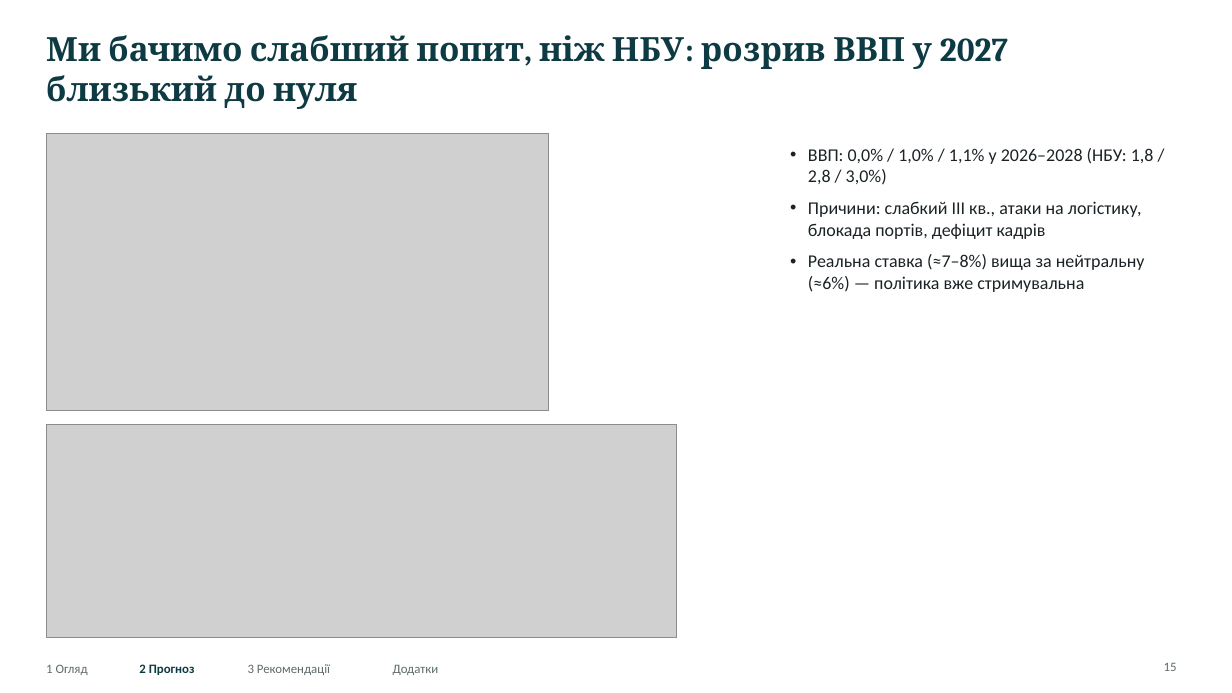
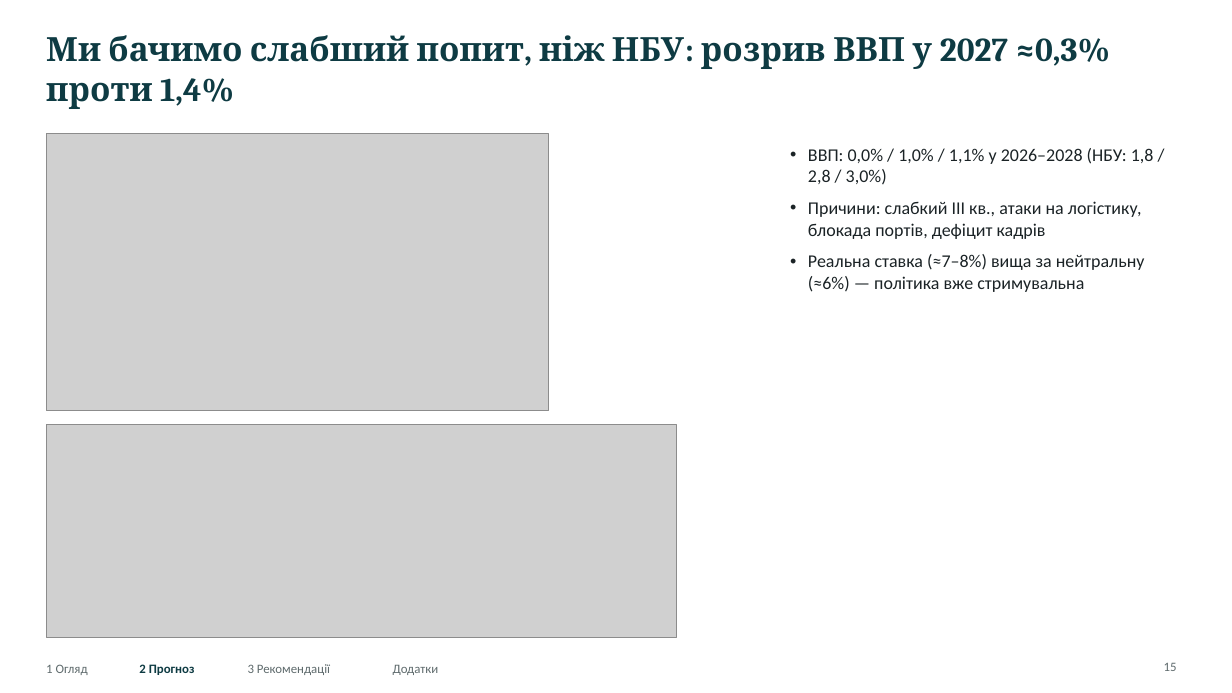
Before and after one commit to caplitt/nbu-challenge-2026, a slide deck: slide 15 of presentation/NBU_University_Challenge_2026.pptx. Drawn at 1232x693 pixels with LibreOffice and Linux fonts; fonts in the diff are those of the drawing; grey boxes stand for pictures. Boxes give left, top, right and bottom in pixels: in the first picture for what was removed or moved away, otherwise in the second. Text is boxed around its words. In the diff, an @@ line names an element or a change of style, - is before the commit and + after.

```diff
--- a/presentation/NBU_University_Challenge_2026.pptx
+++ b/presentation/NBU_University_Challenge_2026.pptx
@@ title at <box>46,35,1110,109</box>: text changed @@
-Ми бачимо слабший попит, ніж НБУ: розрив ВВП у 2027 близький до нуля
+Ми бачимо слабший попит, ніж НБУ: розрив ВВП у 2027 ≈0,3% проти 1,4%
```
Also in this commit, not shown: 4 other slides changed, 33 other files.
